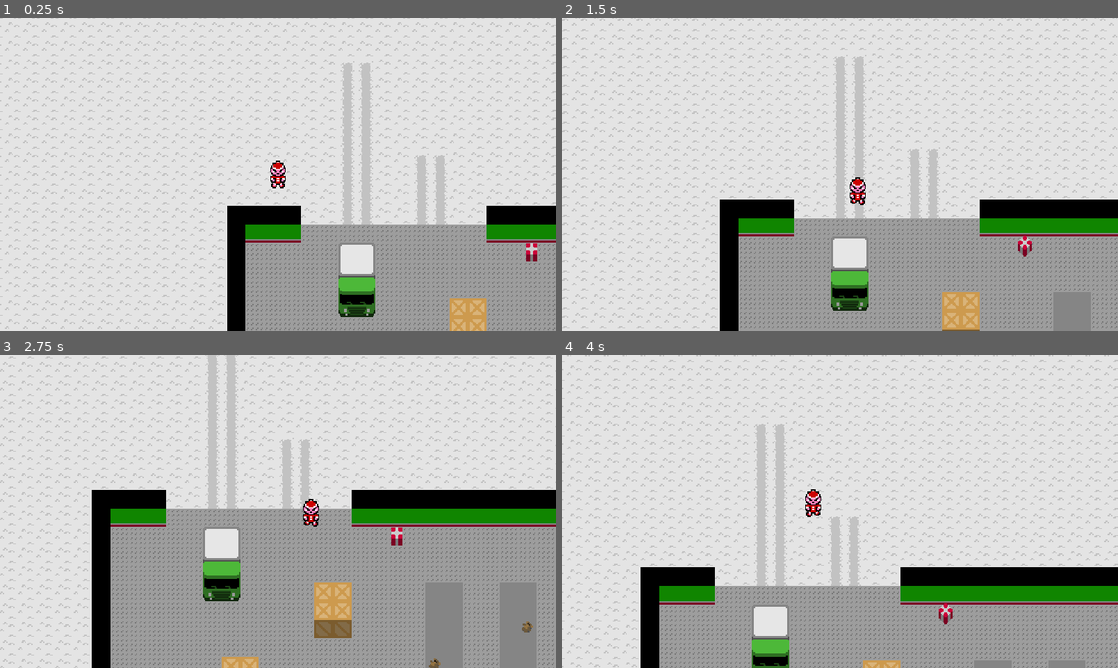
Above: before the commit, frames 1-4 (two rows, left to right).
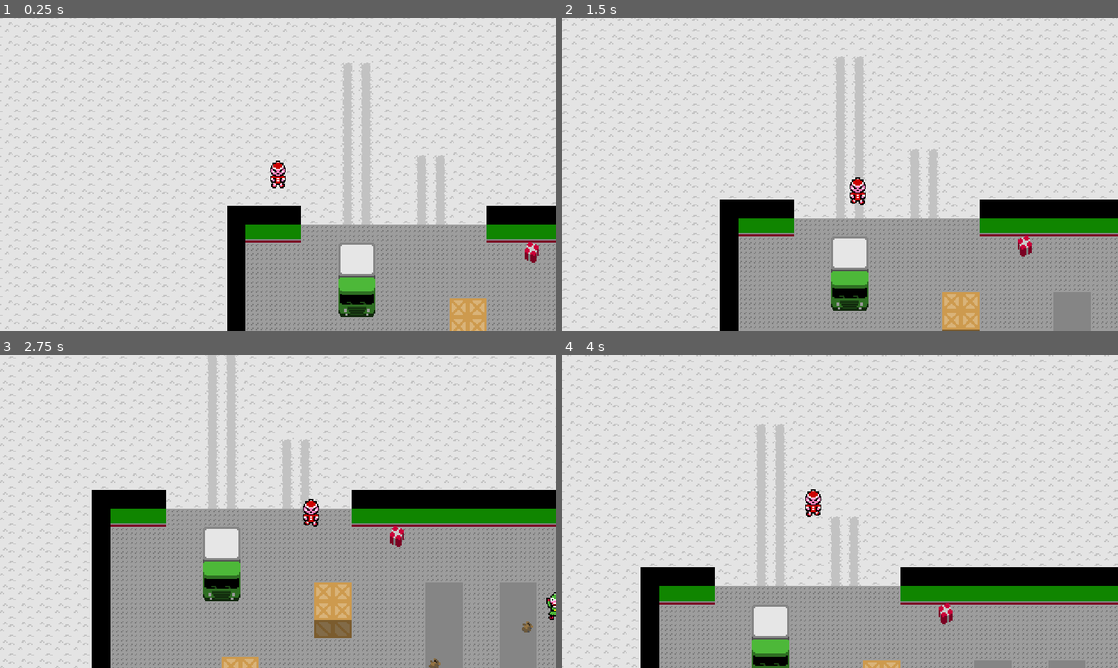
Above: after the commit, the same moments.

Repository: rthurmed/RobbingSanta
Game: Godot game, scene res://Main.tscn
Two runs of this game, one before a commit and one after it. Both use one fixed random seed, a clock stepped at 60 frames per second and the inputs below.
Inputs:
- Up to frame 1 (0.25 s): no input
- Up to frame 2 (1.5 s): hold Right (move_right) 0.53-1.28 s; hold Down (move_down) from 1.28 s (still down)
- Up to frame 3 (2.75 s): release Down (move_down) at 2.03 s; hold Right (move_right) from 2.03 s (still down)
- Up to frame 4 (4 s): release Right (move_right) at 2.78 s; hold Up (move_up) 2.78-3.53 s; hold Left (move_left) from 3.53 s (still down)

The runs differ from the first frame. In frame 1, less than 0.1% of the frame differs, in the area x 94-97%, y 71-79%; in frame 2, less than 0.1%; in frame 3, 0.2%, in the area x 70-100%, y 54-85%; in frame 4, less than 0.1%.

Commit message:
Added elf enemy

Diff:
--- /dev/null
+++ b/Elf.tscn
@@ -0,0 +1,95 @@
+[gd_scene load_steps=14 format=2]
+
+[ext_resource path="res://assets/elf-spritesheet.png" type="Texture" id=1]
+
+[sub_resource type="AtlasTexture" id=6]
+atlas = ExtResource( 1 )
+region = Rect2( 64, 0, 16, 24 )
+
+[sub_resource type="AtlasTexture" id=7]
+atlas = ExtResource( 1 )
+region = Rect2( 80, 0, 16, 24 )
+
+[sub_resource type="AtlasTexture" id=9]
+atlas = ExtResource( 1 )
+region = Rect2( 112, 0, 16, 24 )
+
+[sub_resource type="AtlasTexture" id=10]
+atlas = ExtResource( 1 )
+region = Rect2( 128, 0, 16, 24 )
+
+[sub_resource type="AtlasTexture" id=8]
+atlas = ExtResource( 1 )
+region = Rect2( 48, 0, 16, 24 )
+
+[sub_resource type="AtlasTexture" id=2]
+atlas = ExtResource( 1 )
+region = Rect2( 16, 0, 16, 24 )
+
+[sub_resource type="AtlasTexture" id=3]
+atlas = ExtResource( 1 )
+region = Rect2( 32, 0, 16, 24 )
+
+[sub_resource type="AtlasTexture" id=12]
+atlas = ExtResource( 1 )
+region = Rect2( 144, 0, 16, 24 )
+
+[sub_resource type="AtlasTexture" id=1]
+atlas = ExtResource( 1 )
+region = Rect2( 0, 0, 16, 24 )
+
+[sub_resource type="AtlasTexture" id=11]
+atlas = ExtResource( 1 )
+region = Rect2( 96, 0, 16, 24 )
+
+[sub_resource type="SpriteFrames" id=4]
+animations = [ {
+"frames": [ SubResource( 6 ), SubResource( 7 ) ],
+"loop": true,
+"name": "up",
+"speed": 5.0
+}, {
+"frames": [ SubResource( 9 ), SubResource( 10 ) ],
+"loop": true,
+"name": "side",
+"speed": 5.0
+}, {
+"frames": [ SubResource( 8 ) ],
+"loop": true,
+"name": "upidle",
+"speed": 5.0
+}, {
+"frames": [ SubResource( 2 ), SubResource( 3 ) ],
+"loop": true,
+"name": "down",
+"speed": 5.0
+}, {
+"frames": [ SubResource( 12 ) ],
+"loop": true,
+"name": "scream",
+"speed": 5.0
+}, {
+"frames": [ SubResource( 1 ) ],
+"loop": true,
+"name": "downidle",
+"speed": 5.0
+}, {
+"frames": [ SubResource( 11 ) ],
+"loop": true,
+"name": "sideidle",
+"speed": 5.0
+} ]
+
+[sub_resource type="CapsuleShape2D" id=5]
+radius = 7.0
+height = 10.0
+
+[node name="Elf" type="KinematicBody2D"]
+
+[node name="AnimatedSprite" type="AnimatedSprite" parent="."]
+frames = SubResource( 4 )
+animation = "scream"
+playing = true
+
+[node name="CollisionShape2D" type="CollisionShape2D" parent="."]
+shape = SubResource( 5 )
--- a/Main.tscn
+++ b/Main.tscn
@@ -1,8 +1,9 @@
-[gd_scene load_steps=24 format=2]
+[gd_scene load_steps=25 format=2]
 
 [ext_resource path="res://assets/block-spritesheet.png" type="Texture" id=1]
 [ext_resource path="res://Player.tscn" type="PackedScene" id=2]
 [ext_resource path="res://Present.tscn" type="PackedScene" id=3]
+[ext_resource path="res://Elf.tscn" type="PackedScene" id=4]
 
 [sub_resource type="TileSet" id=1]
 0/name = "block-spritesheet.png 0"
@@ -54,26 +55,16 @@
 [sub_resource type="ConvexPolygonShape2D" id=7]
 points = PoolVector2Array( 16, 16, 0, 16, 0, 0, 16, 0 )
 
-[sub_resource type="NavigationPolygon" id=18]
+[sub_resource type="NavigationPolygon" id=8]
 vertices = PoolVector2Array( 32, 48, 0, 48, 0, 0, 32, 0 )
 polygons = [ PoolIntArray( 0, 1, 2, 3 ) ]
 
-[sub_resource type="OccluderPolygon2D" id=19]
+[sub_resource type="OccluderPolygon2D" id=9]
 polygon = PoolVector2Array( 32, 48, 0, 48, 0, 0, 32, 0 )
 
-[sub_resource type="ConvexPolygonShape2D" id=20]
+[sub_resource type="ConvexPolygonShape2D" id=10]
 points = PoolVector2Array( 32, 48, 0, 48, 0, 0, 32, 0 )
 
-[sub_resource type="NavigationPolygon" id=8]
-vertices = PoolVector2Array( 16, 16, 0, 16, 0, 0, 16, 0 )
-polygons = [ PoolIntArray( 0, 1, 2, 3 ) ]
-
-[sub_resource type="OccluderPolygon2D" id=9]
-polygon = PoolVector2Array( 16, 16, 0, 16, 0, 0, 16, 0 )
-
-[sub_resource type="ConvexPolygonShape2D" id=10]
-points = PoolVector2Array( 16, 16, 0, 16, 0, 0, 16, 0 )
-
 [sub_resource type="NavigationPolygon" id=11]
 vertices = PoolVector2Array( 16, 16, 0, 16, 0, 0, 16, 0 )
 polygons = [ PoolIntArray( 0, 1, 2, 3 ) ]
@@ -94,7 +85,17 @@
 [sub_resource type="ConvexPolygonShape2D" id=16]
 points = PoolVector2Array( 16, 16, 0, 16, 0, 0, 16, 0 )
 
-[sub_resource type="TileSet" id=17]
+[sub_resource type="NavigationPolygon" id=17]
+vertices = PoolVector2Array( 16, 16, 0, 16, 0, 0, 16, 0 )
+polygons = [ PoolIntArray( 0, 1, 2, 3 ) ]
+
+[sub_resource type="OccluderPolygon2D" id=18]
+polygon = PoolVector2Array( 16, 16, 0, 16, 0, 0, 16, 0 )
+
+[sub_resource type="ConvexPolygonShape2D" id=19]
+points = PoolVector2Array( 16, 16, 0, 16, 0, 0, 16, 0 )
+
+[sub_resource type="TileSet" id=20]
 0/name = "block-spritesheet.png 0"
 0/texture = ExtResource( 1 )
 0/tex_offset = Vector2( 0, 0 )
@@ -362,3 +363,8 @@
 
 [node name="Present2" parent="Presents" instance=ExtResource( 3 )]
 position = Vector2( 562, 342 )
+
+[node name="Elfs" type="Node" parent="."]
+
+[node name="Elf" parent="Elfs" instance=ExtResource( 4 )]
+position = Vector2( 528, 132 )
--- a/Player.tscn
+++ b/Player.tscn
@@ -38,6 +38,7 @@
 [node name="AnimatedSprite" type="AnimatedSprite" parent="."]
 frames = SubResource( 4 )
 animation = "down"
+frame = 1
 playing = true
 
 [node name="CollisionShape2D" type="CollisionShape2D" parent="."]
--- a/Present.tscn
+++ b/Present.tscn
@@ -32,7 +32,6 @@
 
 [node name="AnimatedSprite" type="AnimatedSprite" parent="."]
 frames = SubResource( 1 )
-frame = 3
 playing = true
 
 [node name="CollisionShape2D" type="CollisionShape2D" parent="."]
Not shown: 5 places in Main.tscn that only renumber resources
Binary file added: assets/elf-spritesheet.png
Not shown, added: assets/elf-spritesheet.png.import
